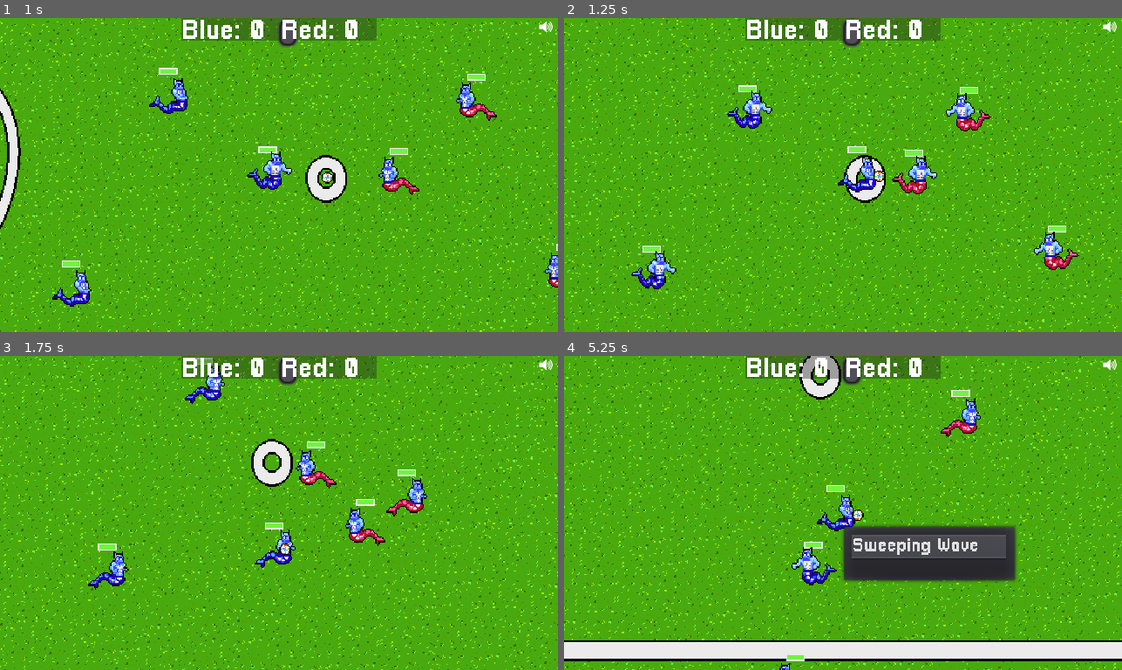
Above: before the commit, frames 1-4 (two rows, left to right).
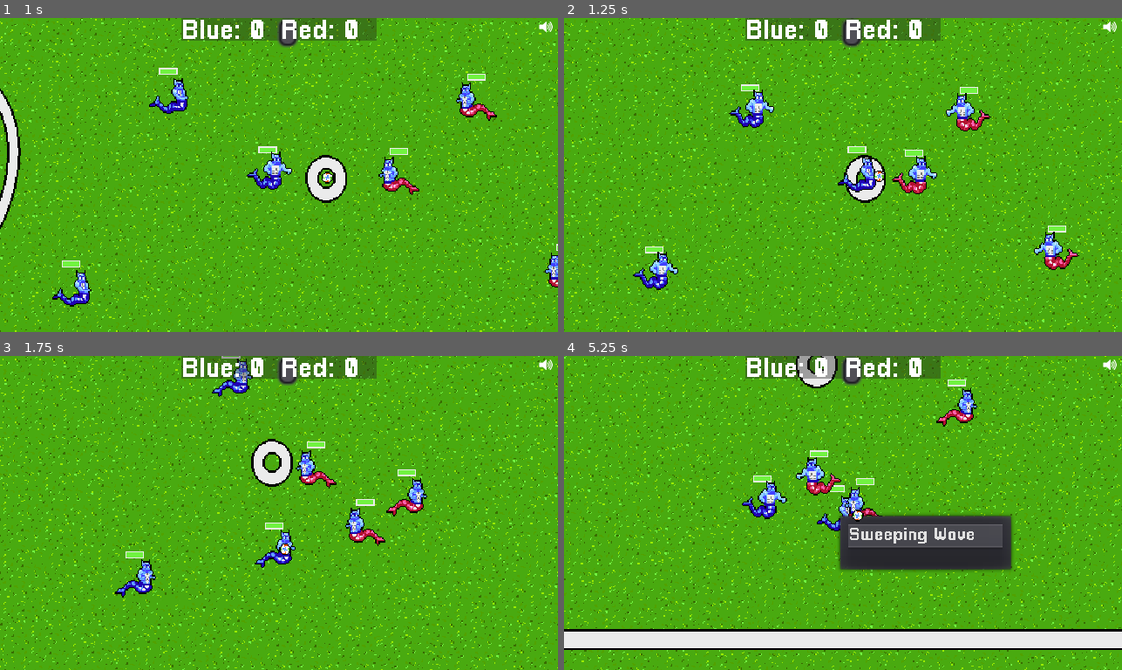
Above: after the commit, the same moments.

Repository: gamkedo-la/Elementaball
Game: Godot game, scene res://Node2D.tscn
The game is run twice, just before and just after one commit, with the same random seed, the same clock (stepped at 60 frames per second) and the same inputs.
Inputs:
- Up to frame 1 (1 s): hold Right (ui_right) from 0.53 s (still down)
- Up to frame 2 (1.25 s): keep holding Right (ui_right)
- Up to frame 3 (1.75 s): release Right (ui_right) at 1.28 s; hold Down (ui_down) from 1.28 s (still down)
- Up to frame 4 (5.25 s): release Down (ui_down) at 2.03 s; hold Right (ui_right) 2.03-2.78 s; hold Up (ui_up) 2.78-3.53 s; hold Left (ui_left) 3.53-5.03 s; hold Down (ui_down) from 5.03 s (still down)

Frame 1 is identical in both runs. In frame 2, 0.9% of the frame differs, in the area x 12-38%, y 21-87%; in frame 3, 1.5%; in frame 4, 25%, in the area x 0-100%, y 0-100%.

Commit message:
more fiddling with out of bounds AI

Diff:
--- a/Field and Equipment/Ball.gd
+++ b/Field and Equipment/Ball.gd
@@ -200,10 +200,9 @@
 					SceneController.emit_signal("inPossession", body)
 					body.intercepting = false
 
-
-
 func out_of_bounds():
 	outOfBounds = true
+	print("out of bounds")
 	SceneController.emit_signal("outOfBounds")
 
 func score_goal():
@@ -380,20 +379,25 @@
 	return damageReduction
 
 func _on_Boundary_Line_body_entered(body):
+	if throwingIn and outOfBounds:
+		if body == self and playerInPossession == null:
+			print("in bounds")
+			outOfBounds = false
+			yield(get_tree().create_timer(1.0), "timeout")
+			for player in get_tree().get_nodes_in_group("all_players"):
+				player.outOfBounds = false
+			throwingIn = false
+	elif body.is_in_group("all_players") and body.offField == true:
+		body.offField = false
+
+func _on_Boundary_Line_body_exited(body):
 	if not outOfBounds:
 		if body.is_in_group("all_players") and body.inPossession:
 			out_of_bounds()
-		if body == self:
+		elif body.is_in_group("all_players") and body.offField == false:
+			body.offField = true
+		if body == self and playerInPossession == null:
 			out_of_bounds()
-
-func _on_Boundary_Line_body_exited(body):
-	if throwingIn and outOfBounds:
-		if body == self:
-			outOfBounds = false
-			throwingIn = false
-			yield(get_tree().create_timer(1.0), "timeout")
-			for player in get_tree().get_nodes_in_group("all_players"):
-				player.outOfBounds = false
 
 func _on_GoalBoundaryDetector_body_entered(body):
 	if "Goal" in body.name:
--- a/Node2D.tscn
+++ b/Node2D.tscn
@@ -61,52 +61,40 @@
 [sub_resource type="Curve2D" id=12]
 resource_local_to_scene = true
 _data = {
-"points": PoolVector2Array( 5.04538, -46.2493, -5.04538, 46. …(136 unchanged characters)…  1.32096, 26.4882, -1.32096, -26.4882, 554.482, 8.55972, 5.28384, 9.24986, -5.28384, -9.24986, 528.603, -74.2151, 0, 0, 0, 0, 272.394, -67.2446, 0, 0, 0, 0, 218.046, -37.1842 )
+"points": PoolVector2Array( 5.04538, -46.2493, -5.04538, 46. …(136 unchanged characters)…  1.32096, 26.4882, -1.32096, -26.4882, 519.238, 15.9868, 5.28384, 9.24986, -5.28384, -9.24986, 487.742, -71.15, 0, 0, 0, 0, 272.394, -67.2446, 0, 0, 0, 0, 218.046, -37.1842 )
 }
 
 [sub_resource type="Curve2D" id=13]
 _data = {
-"points": PoolVector2Array( 43.7266, -18.9202, -43.7266, 18. …(191 unchanged characters)…  1.32096, 26.4882, -1.32096, -26.4882, 479.801, 190.856, 5.28384, 9.24986, -5.28384, -9.24986, 447.751, 57.9308, 0, 0, 0, 0, 283.772, 66.898, 0, 0, 0, 0, 246.504, 65.3156 )
+"points": PoolVector2Array( 43.7266, -18.9202, -43.7266, 18. …(191 unchanged characters)…  1.32096, 26.4882, -1.32096, -26.4882, 438.606, 189.144, 5.28384, 9.24986, -5.28384, -9.24986, 400.333, 62.8728, 0, 0, 0, 0, 283.772, 66.898, 0, 0, 0, 0, 246.504, 65.3156 )
 }
 
 [sub_resource type="Curve2D" id=14]
 resource_local_to_scene = true
 _data = {
-"points": PoolVector2Array( 43.7266, -18.9202, -43.7266, 18. …(190 unchanged characters)…  1.32096, 26.4882, -1.32096, -26.4882, 588.964, 151.509, 5.28384, 9.24986, -5.28384, -9.24986, 537.67, -3.39834, 0, 0, 0, 0, 416.616, -7.02494, 0, 0, 0, 0, 301.718, 21.4698 )
+"points": PoolVector2Array( 43.7266, -18.9202, -43.7266, 18. …(190 unchanged characters)…  1.32096, 26.4882, -1.32096, -26.4882, 548.417, 147.843, 5.28384, 9.24986, -5.28384, -9.24986, 503.228, 10.2217, 0, 0, 0, 0, 416.616, -7.02494, 0, 0, 0, 0, 301.718, 21.4698 )
 }
 
 [sub_resource type="Curve2D" id=15]
 resource_local_to_scene = true
 _data = {
-"points": PoolVector2Array( 43.7266, -18.9202, -43.7266, 18.9202, -56.3614, -73.1828, 5.04538, -46.2493, -5.04538, 46.2493, -113.191, -53.1275, -10.9317, -24.386, 10.9317, 24.386, -132.362, -7.48445, 18.4343, 0.853422, -18.4343, -0.853422 …(197 unchanged characters)…
+"points": PoolVector2Array( 43.7266, -18.9202, -43.7266, 18.9202, -56.3614, -73.1828, 5.04538, -46.2493, -5.04538, 46.2493, -92.9711, -55.812, -10.9317, -24.386, 10.9317, 24.386, -98.4487, -2.56178, 18.4343, 0.853422, -18.4343, -0.853422 …(197 unchanged characters)…
 }
 
 [sub_resource type="Curve2D" id=16]
 resource_local_to_scene = true
 _data = {
-"points": PoolVector2Array( 43.7266, -18.9202, -43.7266, 18.9202, -60.8834, -94.3779, 5.04538, -46.2493, -5.04538, 46.2493, -102.89, -36.2834, -10.9317, -24.386, 10.9317, 24.386, -99.6591, 3.53427, 18.4343, 0.853422, -18.4343, -0.853422, 33.471, 15.2837, 1.32096, 26.4882, -1.32096, -26.4882, 243.506, -34.9778, 5.28384, 9.24986, -5.28384, -9.24986, 246.738, -102.864, 0, 0, 0, 0, -60.2371, -93.0724, 0, 0, 0, 0, -60.2371, -94.3779 )
+"points": PoolVector2Array( 43.7266, -18.9202, -43.7266, 18.9202, -9.22997, -98.3404, 5.04538, -46.2493, -5.04538, 46.2493, -54.3692, -44.1225, -10.9317, -24.386, 10.9317, 24.386, -55.5892, 2.70195, 18.4343, 0.853422, -18.4343, -0.853422, 33.471, 15.2837, 1.32096, 26.4882, -1.32096, -26.4882, 243.506, -34.9778, 5.28384, 9.24986, -5.28384, -9.24986, 246.738, -102.864, 0, 0, 0, 0, -10.4499, -98.3404, 0, 0, 0, 0, -9.83994, -98.3404 )
 }
 
 [sub_resource type="Curve2D" id=17]
 resource_local_to_scene = true
 _data = {
-"points": PoolVector2Array( 43.7266, -18.9202, -43.7266, 18.9202, -389.099, -109.713, 5.04538, -46.2493, -5.04538, 46.2493, -560.359, -105.797, -10.9317, -24.386, 10.9317, 24.386, -598.488, 39.1133, 18.4343, 0.853422, -18.4343, -0.853422 …(199 unchanged characters)…
+"points": PoolVector2Array( 43.7266, -18.9202, -43.7266, 18.9202, -389.099, -109.713, 5.04538, -46.2493, -5.04538, 46.2493, -549.547, -98.3522, -10.9317, -24.386, 10.9317, 24.386, -587.268, 38.6598, 18.4343, 0.853422, -18.4343, -0.853422 …(199 unchanged characters)…
 }
 
 [sub_resource type="RectangleShape2D" id=18]
 extents = Vector2( 17.9827, 749.178 )
-
-[sub_resource type="RectangleShape2D" id=19]
-extents = Vector2( 4.43129, 227.178 )
-
-[sub_resource type="RectangleShape2D" id=20]
-extents = Vector2( 4.43129, 236.379 )
-
-[sub_resource type="RectangleShape2D" id=21]
-extents = Vector2( 4.43129, 306.322 )
-
-[sub_resource type="RectangleShape2D" id=22]
-extents = Vector2( 4.43129, 465.953 )
 
 [node name="Main" type="Node2D"]
 
@@ -353,37 +341,8 @@
 collision_layer = 4
 collision_mask = 3
 
-[node name="CollisionShape2D" type="CollisionShape2D" parent="Boundary Line" groups=[
-"boundary",
-]]
-position = Vector2( -223.562, 82.9747 )
-rotation = 0.317148
-shape = SubResource( 19 )
-one_way_collision_margin = 4.8
-
-[node name="CollisionShape2D2" type="CollisionShape2D" parent="Boundary Line" groups=[
-"boundary",
-]]
-position = Vector2( 544.451, 88.7962 )
-rotation = -0.32115
-shape = SubResource( 20 )
-one_way_collision_margin = 5.0
-
-[node name="CollisionShape2D3" type="CollisionShape2D" parent="Boundary Line" groups=[
-"boundary",
-]]
-position = Vector2( 154.094, -131.966 )
-rotation = -1.56684
-shape = SubResource( 21 )
-one_way_collision_margin = 5.0
-
-[node name="CollisionShape2D4" type="CollisionShape2D" parent="Boundary Line" groups=[
-"boundary",
-]]
-position = Vector2( 166.536, 301.964 )
-rotation = -1.56684
-shape = SubResource( 22 )
-one_way_collision_margin = 5.0
+[node name="CollisionPolygon2D" type="CollisionPolygon2D" parent="Boundary Line"]
+polygon = PoolVector2Array( -155.747, -130.053, 471.564, -130.719, 607.871, 298.694, -292.827, 299.585 )
 
 [node name="GUICanvasLayer" type="CanvasLayer" parent="."]
 layer = 10
@@ -470,12 +429,12 @@
 [node name="Position2D6" type="Position2D" parent="Throw In Points" groups=[
 "throw_in_positions",
 ]]
-position = Vector2( 535.559, -85.3776 )
+position = Vector2( 550.559, -92.3776 )
 
 [node name="Position2D7" type="Position2D" parent="Throw In Points" groups=[
 "throw_in_positions",
 ]]
-position = Vector2( 637.153, 191.953 )
+position = Vector2( 655.153, 194.953 )
 
 [node name="Position2D8" type="Position2D" parent="Throw In Points" groups=[
 "throw_in_positions",
@@ -496,7 +455,7 @@
 collision_layer = 0
 
 [node name="CollisionPolygon2D" type="CollisionPolygon2D" parent="Throw In Boundary"]
-polygon = PoolVector2Array( -168.208, -142.01, -337.162, 329.927, 644.468, 326.152, 495.335, -152.392, -148.387, -152.392, -152.162, -130.683, 471.739, -130.683, 607.656, 295.948, -289.024, 296.892, -154.05, -125.964, -148.387, -152.392 )
+polygon = PoolVector2Array( -168.208, -142.01, -337.162, 329.927, 686, 325, 513, -153, -148.387, -152.392, -152.162, -130.683, 471.739, -130.683, 607.656, 295.948, -289.024, 296.892, -154.05, -125.964, -148.387, -152.392 )
 disabled = true
 
 [connection signal="id_pressed" from="Popup/KickMenu" to="Ball" method="_on_KickMenu_id_pressed"]
--- a/Players/AIPlayer.gd
+++ b/Players/AIPlayer.gd
@@ -27,6 +27,7 @@
 var timer
 
 var outOfBounds = false
+var offField = false
 var throwInPlayer
 var throwInPoint
 
@@ -103,7 +104,7 @@
 	get_node("Health Bar").update_healthbar(maxHP)
 
 func _physics_process(delta):
-	if controlling == true and get_node("../Ball").selecting == false:
+	if controlling == true and ball.selecting == false:
 		velocity.x = 0
 		velocity.y = 0
 
@@ -116,59 +117,70 @@
 		if Input.is_action_pressed("ui_down"):
 			velocity.y = speed
 
-	elif controlling == false:
-		if outOfBounds:
-			if throwInPlayer == self:
-				if self.position != throwInPoint:
-					SceneController.emit_signal("inPossession", self)
-					self.position = throwInPoint
-					destination = throwInPoint
-					check_and_slide()
-					get_node("../Throw In Boundary/CollisionPolygon2D").disabled = false
-					ball.goalScoring = false
-				if ball.throwingIn == false:
-					ball.throwingIn = true
+	if outOfBounds:
+		if throwInPlayer == self:
+			if ball.throwingIn == false:
+				SceneController.emit_signal("inPossession", self)
+
+				#move self to throw in point
+				self.position = throwInPoint
+				destination = throwInPoint
+				check_and_slide()
+
+				#Enable the boundary so the player can't cross into the field when throwing in
+				get_node("../Throw In Boundary/CollisionPolygon2D").disabled = false
+				ball.goalScoring = false
+
+				ball.throwingIn = true
+				#Player controlled character stops here, player can throw or pass
+
+				if controlling == false:
+					yield(get_tree().create_timer(3.0), "timeout")
 					if controlling == false:
-						yield(get_tree().create_timer(3.0), "timeout")
-						if controlling == false:
-							try_pass()
-							yield(get_tree().create_timer(1.0), "timeout")
-
+						try_pass()
+						yield(get_tree().create_timer(1.0), "timeout")
+		elif ball.throwingIn == false:
+			#move self back onto field
+			self.position = defenseZone.position
+			destination = defenseZone.position
+			check_and_slide()
+
+		if controlling == false:
 			if onOffense and throwInPlayer != self:
 				get_in_position()
 
 			if onDefense:
 				defend_zone()
 
-			if controlling == false:
+			if ball.selecting == false:
 				velocity = move_and_slide(velocity)
 
-		elif ball.selecting == false:
-
-			#If nobody has the ball, try to get it.
-			if !ball.playerInPossession:
-				destination = ball.position
-				velocity = (destination-self.position).normalized()*speed;
-
-			#TODO add offense states
-			if onOffense:
-				if inPossession:
-					pass_and_shoot()
-				else:
-					get_in_position()
-
-			if onDefense:
-				#if the enemy's defense range collides with the ball
-				if intercepting == true:
-					#print("intercepting")
-					intercept()
-
-				#If ball is out of range, returns to assigned zone
-				else:
-					defend_zone()
-				update()
-
-	velocity = move_and_slide(velocity)
+	elif ball.selecting == false and controlling == false:
+
+		#If nobody has the ball, try to get it.
+		if !ball.playerInPossession:
+			destination = ball.position
+			velocity = (destination-self.position).normalized()*speed;
+
+		#TODO add offense states
+		if onOffense:
+			if inPossession:
+				pass_and_shoot()
+			else:
+				get_in_position()
+
+		if onDefense:
+			#if the enemy's defense range collides with the ball
+			if intercepting == true:
+				intercept()
+
+			#If ball is out of range, returns to assigned zone
+			else:
+				defend_zone()
+			update()
+
+	if ball.selecting == false:
+		velocity = move_and_slide(velocity)
 
 	if velocity.x > 0.1:
 		$ThingsToFlip.scale.x = 1
@@ -224,7 +236,7 @@
 		else:
 			destination = Vector2((ball.playerInPossession.position.x + randomDistanceX + goal2Ball/10)*leftOrRight, myZoneY+randomDistanceY)
 
-	velocity = (destination-self.position).normalized()*(speed/2)
+	velocity = (destination-self.position).normalized()*(speed*.75)
 	check_and_slide()
 
 func defend_zone():
@@ -295,7 +307,8 @@
 				closestDistance = point.position.distance_to(ball.position)
 				closestPosition = point
 
-		throwInPoint = closestPosition.position
+		if closestPosition:
+			throwInPoint = closestPosition.position
 
 func intercept():
 	if destination != ball.position and destination != ball.playerInPossession.position:
Not shown: 1 places in Node2D.tscn that only renumber resources
